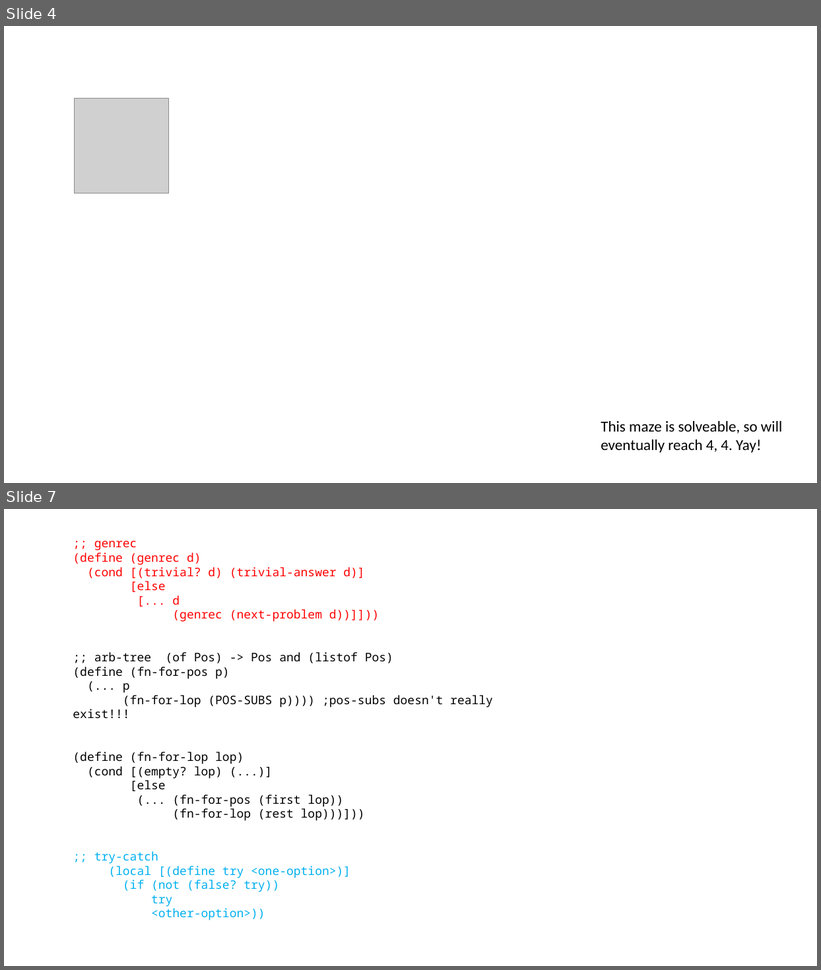
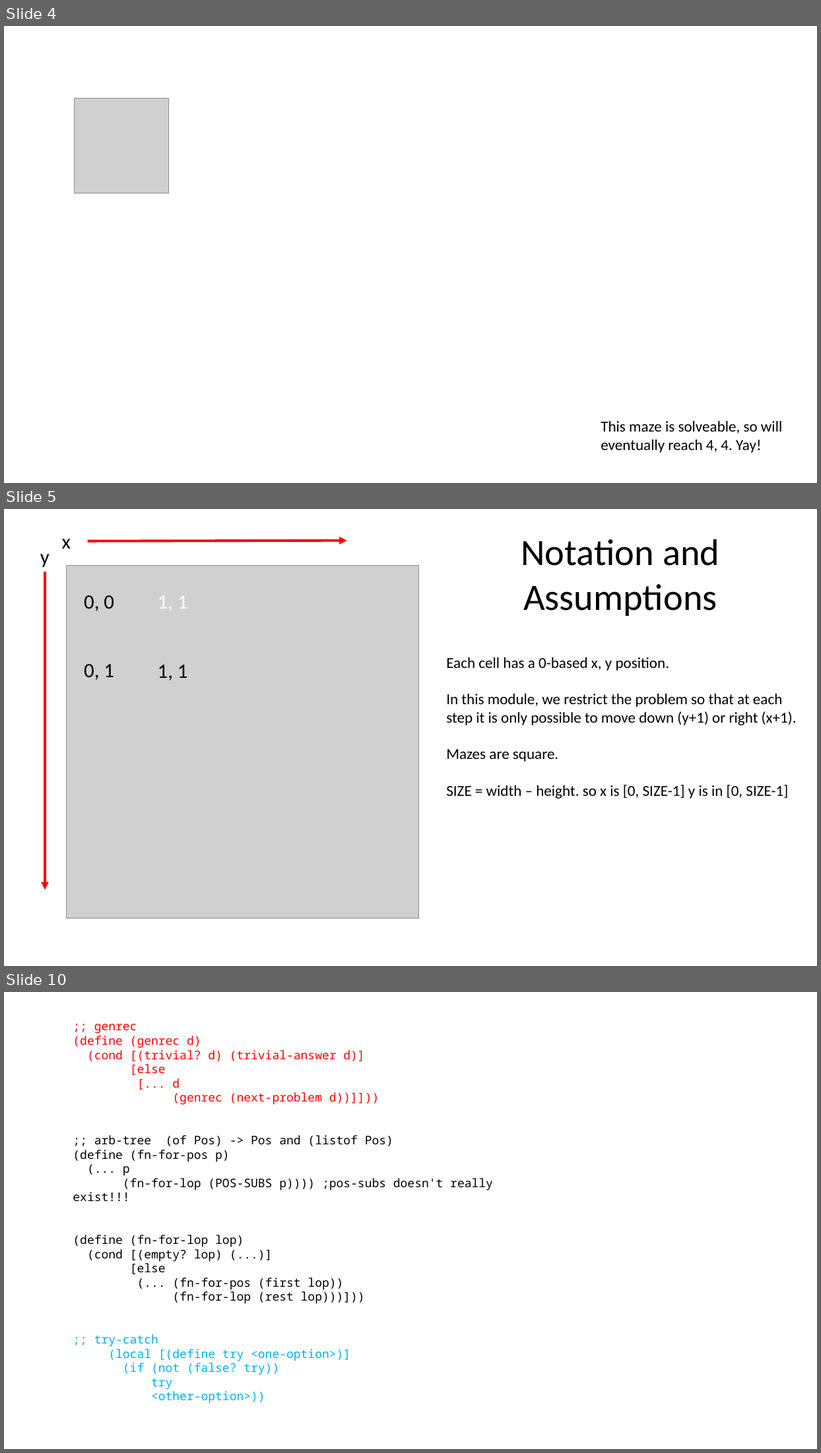
Before and after one commit to GregorKiczales/spd-materials, a slide deck: instructor/l16/l16-pad.pptx. Shown one above the other, each under a label of ours: slides 4 and 7 before the commit, slides 4, 5 and 10 after it; the slides between them are not shown. The pictures are 821x970 and 821x1453 pixels, drawn with LibreOffice and Linux fonts; fonts in the diff are those of the drawing; grey boxes stand for pictures. Boxes give left, top, right and bottom in pixels: in the first picture for what was removed or moved away, otherwise in the second. Text is boxed around its words. In the diff, an @@ line names an element or a change of style, - is before the commit and + after.

```diff
--- a/instructor/l16/l16-pad.pptx
+++ b/instructor/l16/l16-pad.pptx
@@ slide 5 added at (4, 509, 817, 966), background #FFFFFF @@
@@ text added at (521, 539, 719, 616), 44 pt, text #000000 @@
+Notation and Assumptions
@@ group added at (40, 539, 418, 918): 6 texts, 2 arrows, 1 picture @@
+x
+y
+0, 0
+0, 1
+1, 1
+1, 1
@@ text added at (446, 657, 797, 799), 18 pt, text #000000 @@
+Each cell has a 0-based x, y position.
+In this module, we restrict the problem so that at each step it is only possible to move down (y+1) or right (x+1).
+Mazes are square.
+SIZE = width – height. so x is [0, SIZE-1] y is in [0, SIZE-1]
@@ what was slide 7 is now slide 10 @@
```
Also in this commit, not shown: 2 slides changed, 2 other slides added.
